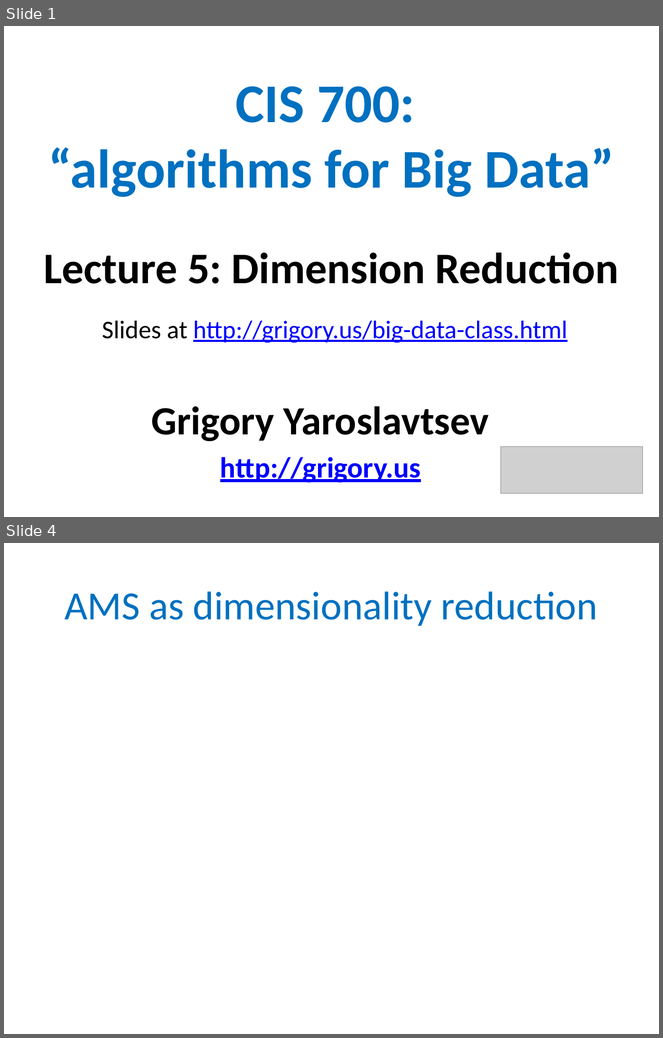
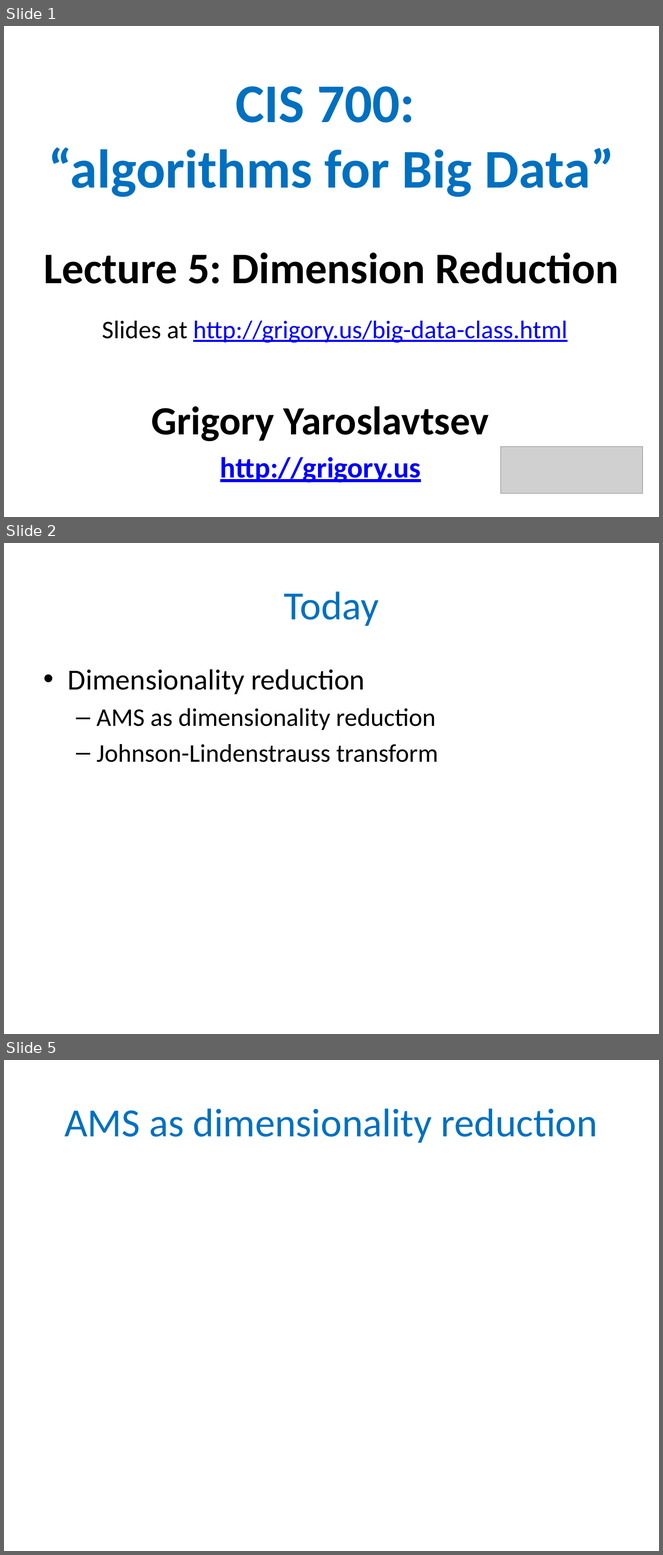
Before and after one commit to gyaroslavtsev/gyaroslavtsev.github.io, a slide deck: big-data/lecture05.pptx. Shown one above the other, each under a label of ours: slides 1 and 4 before the commit, slides 1, 2 and 5 after it; the slides between them are not shown. The pictures are 663x1038 and 663x1555 pixels, drawn with LibreOffice and Linux fonts; fonts in the diff are those of the drawing; grey boxes stand for pictures. Boxes give left, top, right and bottom in pixels: in the first picture for what was removed or moved away, otherwise in the second. Text is boxed around its words. In the diff, an @@ line names an element or a change of style, - is before the commit and + after.

```diff
--- a/big-data/lecture05.pptx
+++ b/big-data/lecture05.pptx
@@ slide 2 added at box(4, 543, 659, 1034), background #FFFFFF @@
@@ title added at box(284, 591, 379, 626), 44 pt, text #0070C0 @@
+Today
@@ text added at box(68, 669, 438, 762), 28 pt, text #000000 @@
+• Dimensionality reduction
+  – AMS as dimensionality reduction
+  – Johnson-Lindenstrauss transform
@@ what was slide 4 is now slide 5 @@
```
Also in this commit, not shown: 12 other slides added, 3 other files.
